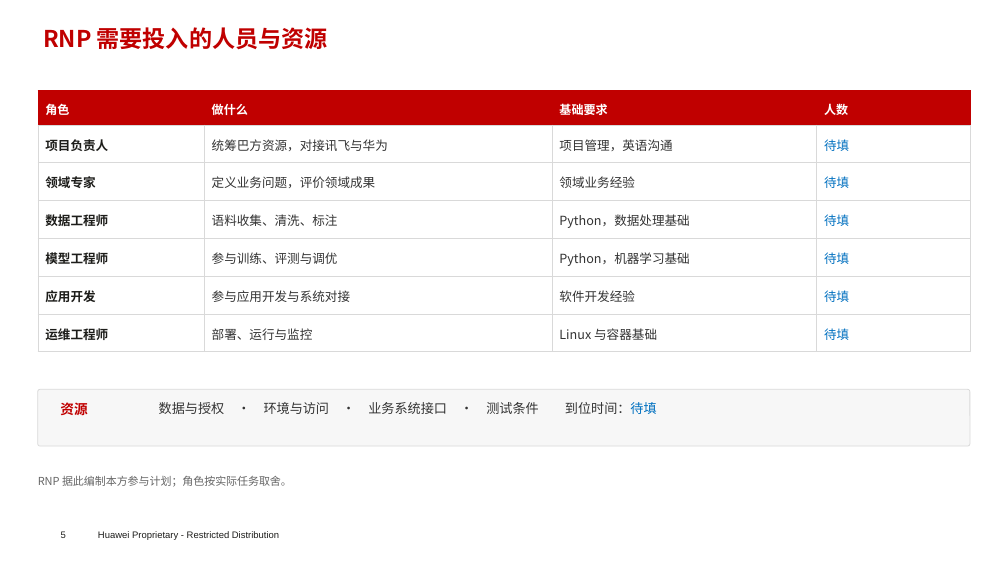
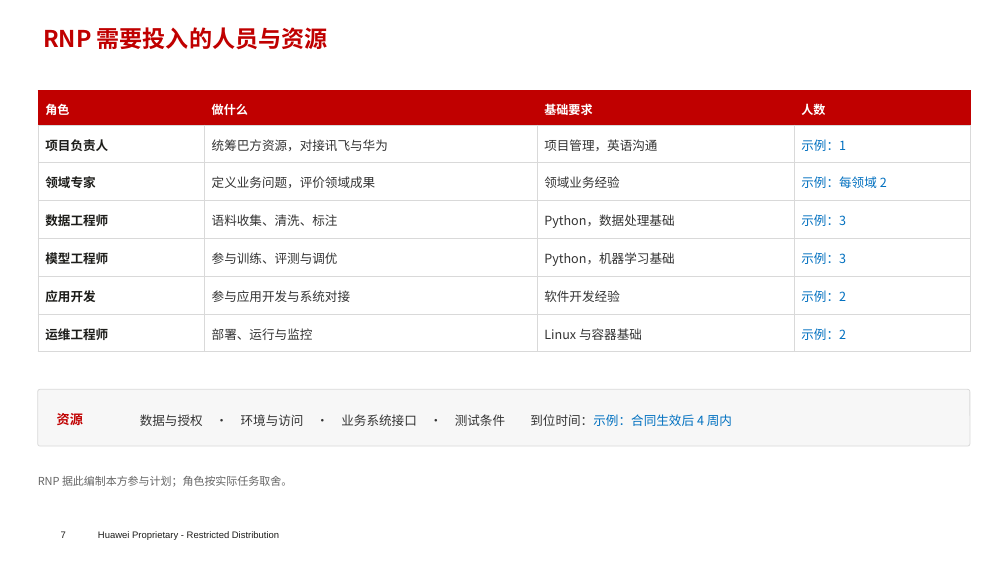
Before and after one commit to chyhcs/wyyh, a slide deck: slide 7 of RNP-讯飞交流-中文简版.pptx (slide 5 before the commit). Drawn at 1008x567 pixels with LibreOffice and Linux fonts; fonts in the diff are those of the drawing; background and template pictures are left out. Boxes give left, top, right and bottom in pixels: in the first picture for what was removed or moved away, otherwise in the second. Text is boxed around its words. In the diff, an @@ line names an element or a change of style, - is before the commit and + after.

```diff
--- a/RNP-讯飞交流-中文简版.pptx
+++ b/RNP-讯飞交流-中文简版.pptx
@@ table at (38,91,970,352) @@
-row 2, column 4: 待填
+row 2, column 4: 示例：1
-row 3, column 4: 待填
+row 3, column 4: 示例：每领域 2
-row 4, column 4: 待填
+row 4, column 4: 示例：3
-row 5, column 4: 待填
+row 5, column 4: 示例：3
-row 6, column 4: 待填
+row 6, column 4: 示例：2
-row 7, column 4: 待填
+row 7, column 4: 示例：2
@@ text "资源": place and size @@
-text "资源" at (60,400,87,418)
+text "资源" at (57,413,83,425)
@@ text "资源" at (57,413,83,425): size 13 to 12.5 pt @@
@@ text at (140,414,732,426): text changed; size 12.5 to 12 pt @@
-数据与授权 · 环境与访问 · 业务系统接口 · 测试条件 到位时间：待填
+数据与授权 · 环境与访问 · 业务系统接口 · 测试条件 到位时间：示例：合同生效后 4 周内
@@ text "数据与授权 · 环境与访问 · 业务系统接口 ..." at (140,414,732,426): vertical alignment top to middle @@
@@ page number at (61,531,66,538): text changed @@
-5
+7
```
Also in this commit, not shown: 5 other slides changed, 3 slides added, 1 slide removed, 1 other file.
